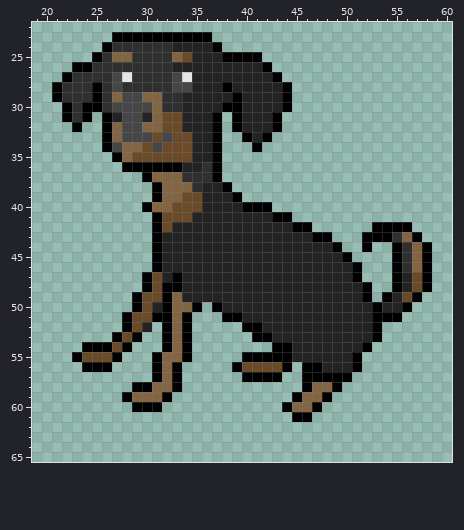
Two states of a sprite sheet, Graphics/Battlers/Back/001.png. The first picture shows the starting point.
The file is 160x160 pixels, drawn in blocks of 2x2; one block is one cell here. Shown: x 19..60, y 22..65. The old version is drawn lined up with the new one.
Now the later version:
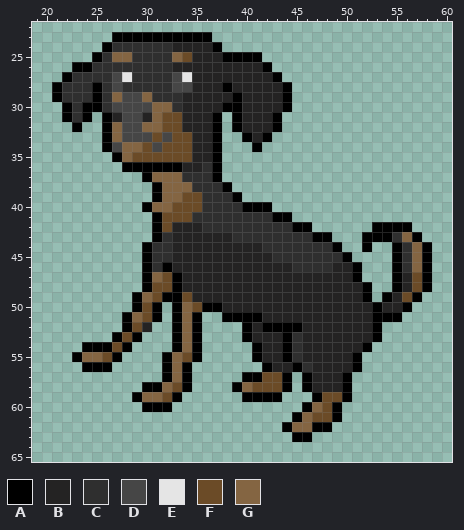
Palette (. is transparent): A #000000  B #242323  C #2f2f2f  D #464646  E #e5e5e5  F #6b4b27  G #846542
Change:
whole drawing moved by +0,-5 (the old picture is shown already moved)
y 29: x 31 G -> C
y 30: x 32 C -> G
y 38: x 36..37 BB -> CC
y 39: x 36..38 BBB -> CCC
y 40: x 36..39 BBBB -> CCCC
y 41: x 35..42 BBBBBBBB -> CCCCCCCC
y 42: x 36..44 BBBBBBBBB -> CCCCCCCCC
y 43: x 32 B -> C; x 39..46 BBBBBBBB -> CCCCCCCC
y 44: x 30..32 .AB -> ACC; x 42..48 BBBBBBB -> CCCCCCC
y 45: x 30..32 .AB -> ACC; x 43..49 BBBBBBB -> CCCCCCC
y 46: x 30..32 .AB -> ACA; x 45..48 BBBB -> CCCC
y 47: x 31..32 FB -> GF
y 48: x 32 A -> F
y 49: x 30 F -> G; x 33..34 GB -> AF
y 50: x 31..33 BAG -> A.A; x 35..36 A. -> FA
y 51: x 29 F -> G; x 32..35 AGA. -> .AGA; x 40..41 BB -> AA
y 52: x 32..35 AGA. -> .AGA; x 41..45 ABBBB -> BAAAA
y 53: x 32..35 AGA. -> .AGA; x 40..42 .AA -> ABB; x 44..45 BB -> AC
y 54: x 32..35 AGA. -> .AGA; x 41..43 ..A -> ABB; x 45 B -> C
y 55: x 24..25 FF -> GG; x 31..32 AG -> .A; x 34..35 A. -> FA; x 40 A -> .; x 42..43 AA -> BB; x 45 B -> C
y 56: x 31..34 AGA. -> .AGA; x 39..47 AFFFFA.AA -> ...ABBACB
y 57: x 31..34 AGA. -> .AGA; x 42..44 AA. -> FFA; x 47..49 AAA -> BBB
y 58: x 29 A -> .; x 31 G -> A; x 33..34 A. -> FA; x 39..44 ...... -> AGFFFA; x 47..50 GGA. -> BBBA
y 59: x 28..29 AG -> .A; x 32..33 A. -> FA; x 40..43 .... -> AAAA; x 45..50 AGGA.. -> ..AFFA
y 60: x 29 A -> .; x 32 . -> A; x 44..49 AGGA.. -> ..AGFA
y 61: x 46..49 A... -> GFFA
y 62: x 44..48 ..... -> AGGAA
y 63: x 45..46 .. -> AA
Boxes around the changes in both pictures, in picture pixels (x1, y1, x2, y2):
changed: (152, 92, 172, 112)
changed: (82, 182, 352, 442)
